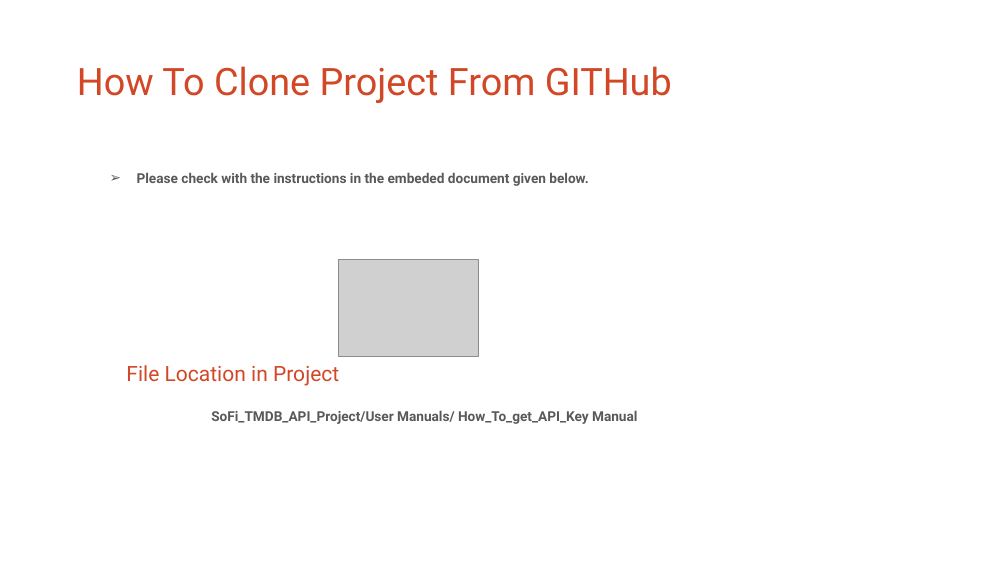
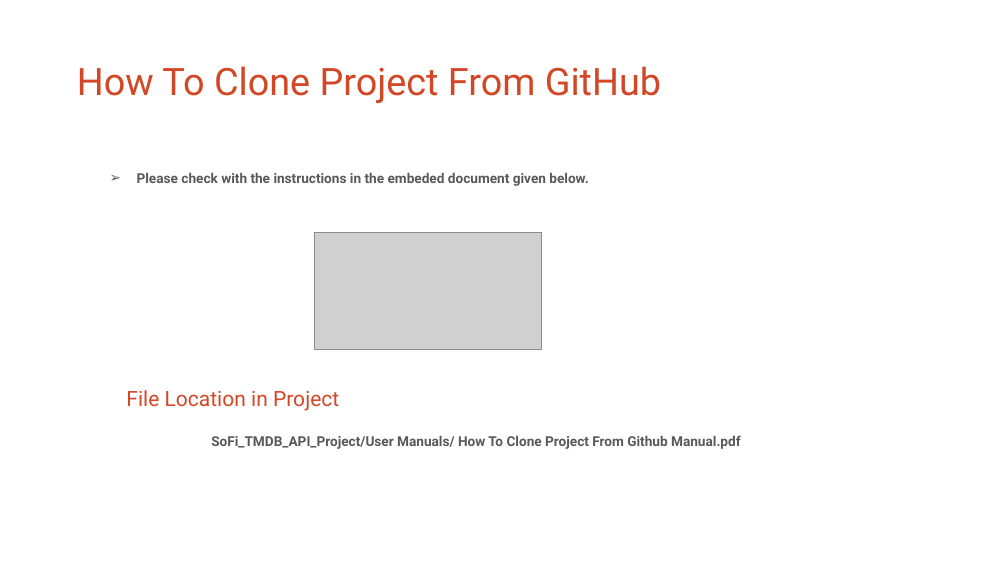
Before and after one commit to arpans2112/SoFi_TMDB_API_Project, a slide deck: slide 7 of SoFi TMDB Api Project User Guide.pptx. Drawn at 1008x567 pixels with LibreOffice and Linux fonts; fonts in the diff are those of the drawing; grey boxes stand for pictures. Boxes give left, top, right and bottom in pixels: in the first picture for what was removed or moved away, otherwise in the second. Text is boxed around its words. In the diff, an @@ line names an element or a change of style, - is before the commit and + after.

Commit message:
New Files are added in the Project

```diff
--- a/SoFi TMDB Api Project User Guide.pptx
+++ b/SoFi TMDB Api Project User Guide.pptx
@@ title at [77, 66, 661, 103]: text changed @@
-How To Clone Project From GITHub
+How To Clone Project From GitHub
@@ picture added at [315, 232, 541, 349] @@
@@ picture removed at [338, 260, 478, 357] @@
@@ text at [211, 435, 741, 449]: text changed @@
-SoFi_TMDB_API_Project/User Manuals/ How_To_get_API_Key Manual
+SoFi_TMDB_API_Project/User Manuals/ How To Clone Project From Github Manual.pdf
```
Also in this commit, not shown: 1 slide added, 5 other files.
